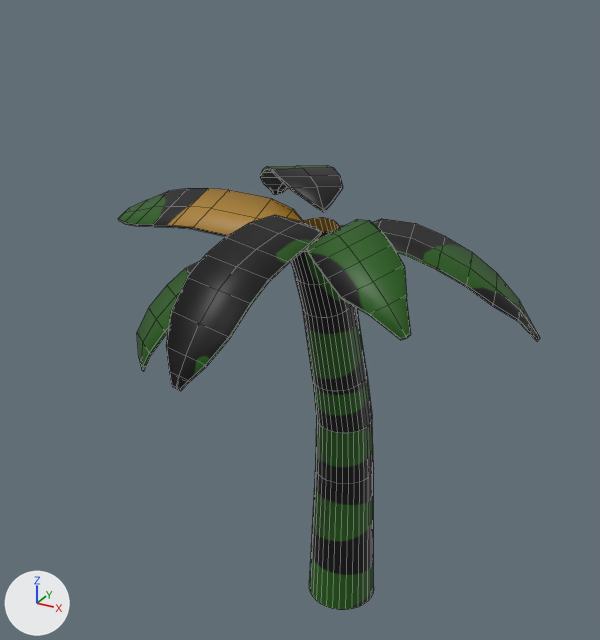
One commit to the Blender file Source/Prototype/Models/Environment/Trees/SabalPalm2.blend: the scene before it, then after it.
The view is the same before and after, from a camera (50 mm lens) standing at (77.7, -143.6, 147.0) and looking at (-4.3, 5.5, 72.5). The axes (+X, +Y, +Z) are drawn at lower left. The lights are the same throughout. Mesh edges are drawn as thin lines.

Names of what the first picture shows: 'PalmTree3'.
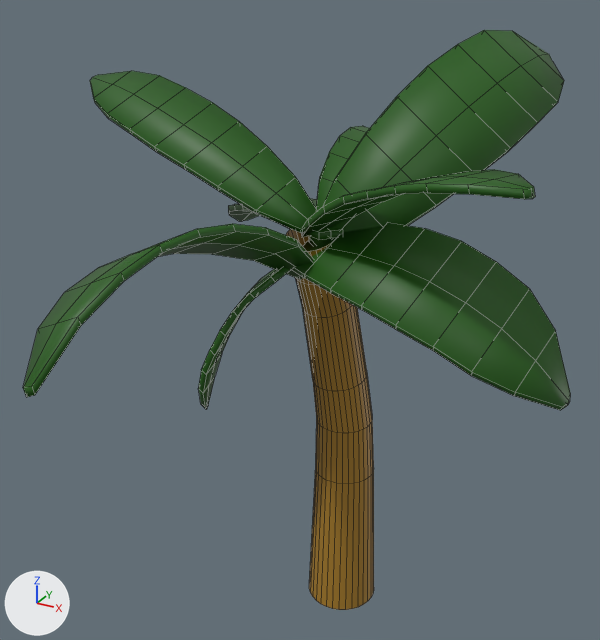
Pixel boxes (x1, y1, x2, y2) of what changed, in the pictures (600 x 640 px):
'PalmTree3', reshaped (30% wider, 30% taller): before (118, 165, 540, 610); after (23, 30, 570, 610)
part 1 of me_cylinder, added (green): after (309, 30, 564, 245)
part 2 of me_cylinder, added (green): after (301, 169, 535, 237)
part 3 of me_cylinder, added (green): after (23, 224, 313, 397)
part 4 of me_cylinder, added: after (228, 198, 343, 240)
part 5 of me_cylinder, added (green): after (90, 71, 318, 234)
part 6 of me_cylinder, added (green): after (292, 223, 570, 410)
part 7 of me_cylinder, added (green): after (198, 268, 290, 409)
part 8 of me_cylinder, cut back: before (118, 165, 540, 391); after (316, 126, 370, 210)
part 9 of me_cylinder, surface changed: (295, 278, 374, 610) in both

Edits to the bpy script that builds the scene:
```text
Change me_cylinder:
    used by ob_palmtree3; location = (0.0, 0.0, 0.0)
    remove me_cylinder.from_pydata(...)  # 608 vertices, 562 faces; spans x -54.0..46.3, y -37.5..42.0, z -6.1..102.8
    add me_cylinder.from_pydata(...)  # 656 vertices, 608 faces; spans x -66.1..56.2, y -64.9..65.8, z -6.1..132.3
    me_cylinder part 1: a new loose piece of 54 vertices spanning x -0.8..38.7, y 1.6..65.8, z 87.9..132.3, in mat_material (picture img_sabalpalm1_png)
    me_cylinder part 2: a new loose piece of 54 vertices spanning x -1.0..49.9, y -23.5..4.3, z 94.1..115.3, in mat_material (picture img_sabalpalm1_png)
    me_cylinder part 3: a new loose piece of 54 vertices spanning x -23.8..5.1, y -64.9..0.5, z 83.8..104.4, in mat_material (picture img_sabalpalm1_png)
    me_cylinder part 4: a new loose piece of 54 vertices spanning x -46.9..7.3, y -1.3..48.7, z 77.8..96.0, in mat_material (picture img_sabalpalm1_png)
    me_cylinder part 5: a new loose piece of 54 vertices spanning x -66.1..2.6, y -5.0..15.9, z 95.4..122.1, in mat_material (picture img_sabalpalm1_png)
    me_cylinder part 6: a new loose piece of 54 vertices spanning x -3.9..56.2, y -16.1..6.1, z 69.6..98.1, in mat_material (picture img_sabalpalm1_png)
    me_cylinder part 7: a new loose piece of 54 vertices spanning x -22.7..-1.0, y -15.4..4.5, z 53.1..89.4, in mat_material (picture img_sabalpalm1_png)
    me_cylinder part 8: 4 vertices moved from x -30.8..-30.0, y 40.4..41.3, z 89.4..91.5 to x 2.2..3.8, y 49.0..55.8, z 93.1..101.9; 380 vertices removed from x -54.0..46.3, y -37.5..42.0, z 66.2..102.8; 50 vertices added at x -5.0..15.2, y 5.1..55.2, z 92.8..111.0
    me_cylinder part 9: 192 kept faces spanning x -5.5..12.1, y -3.3..22.5, z -6.1..96.3 get new texture (UV) coordinates
```
